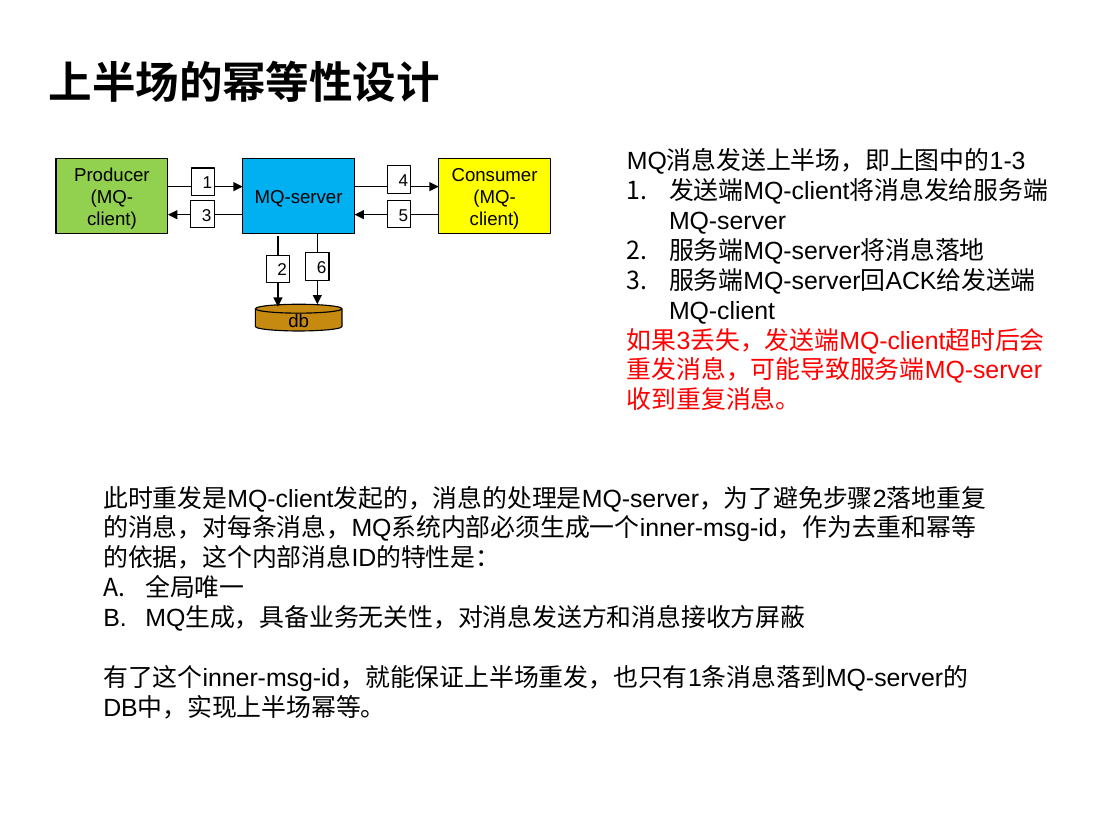
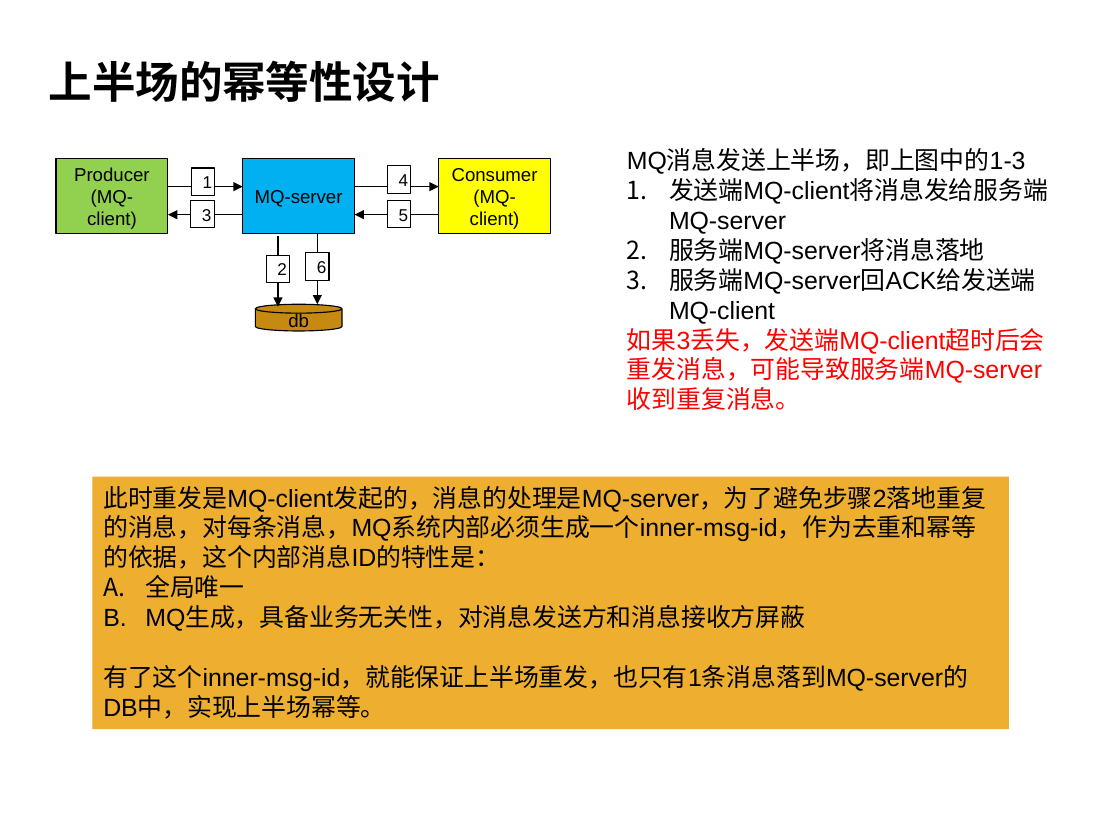
Before and after one commit to charlesmao/document, a slide deck: slide 3 of MQ消息总线的幂等性设计.pptx. Drawn at 1120x840 pixels with LibreOffice and Linux fonts; fonts in the diff are those of the drawing; background and template pictures are left out. Boxes give left, top, right and bottom in pixels: in the first picture for what was removed or moved away, otherwise in the second. Text is boxed around its words. In the diff, an @@ line names an element or a change of style, - is before the commit and + after.

```diff
--- a/MQ消息总线的幂等性设计.pptx
+++ b/MQ消息总线的幂等性设计.pptx
@@ rectangle "此时重发是MQ-client发起的，消息的处理是MQ-server，为了避免步骤2落地重复的消息，对每条消息，MQ系统内 ...": place and size @@
-rectangle "此时重发是MQ-client发起的，消息的处理是MQ-server，为了避免步骤2落地重复的消息，对每条消息，MQ系统内 ..." at [103, 486, 986, 719]
+rectangle "此时重发是MQ-client发起的，消息的处理是MQ-server，为了避免步骤2落地重复的消息，对每条消息，MQ系统内 ..." at [92, 477, 1008, 730]
@@ rectangle "此时重发是MQ-client发起的，消息的处理是MQ-server，为了避免步骤2落地重复的消息，对每条消息，MQ系统内 ..." at [92, 477, 1008, 730]: fill none to #EEAF30 @@
```
Also in this commit, not shown: 2 other slides changed.
